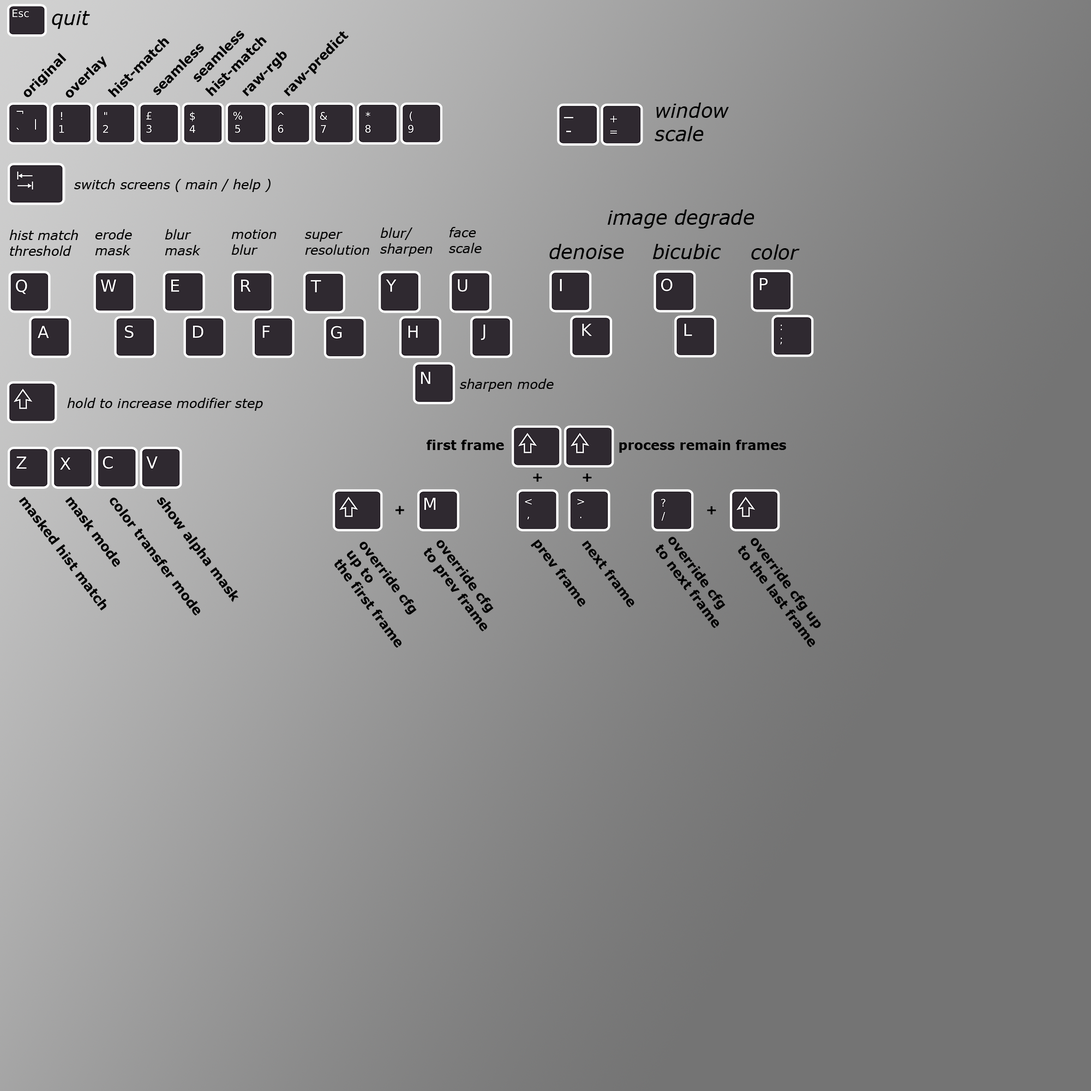
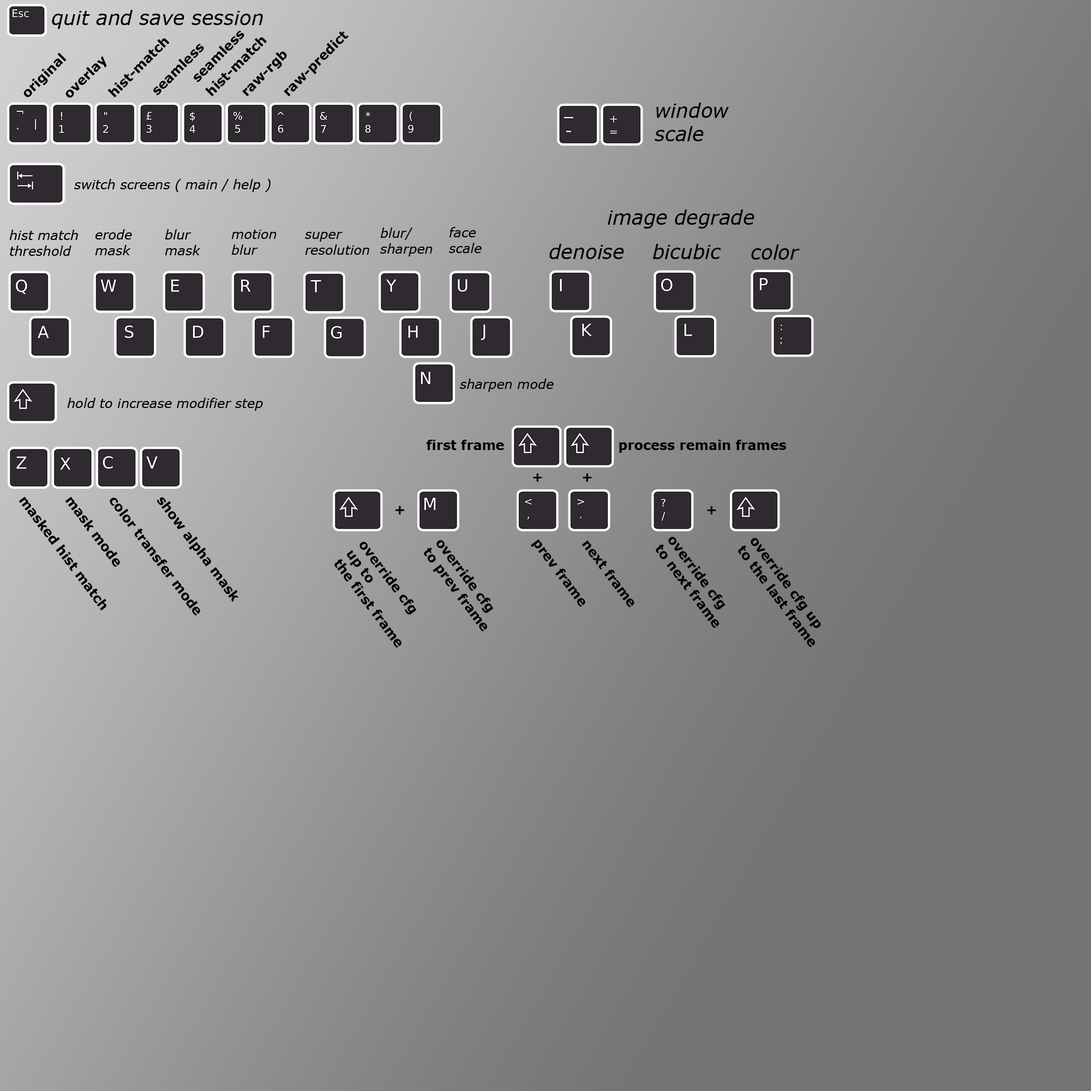
Revision of a layered 1091px x 1091px image; what changed, layer by layer:
renamed "quit" to "quit and save session", painted on it over 96, 9, 264, 26
